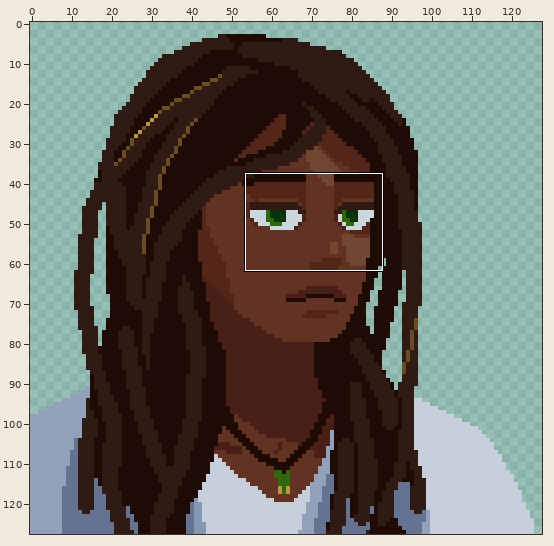
One commit to this pixel-art file: Assets/NPCs/Lauren/lauren_portrait.aseprite. Above, an overview of the earlier version with the close-up marked.
Close-up. The starting point:
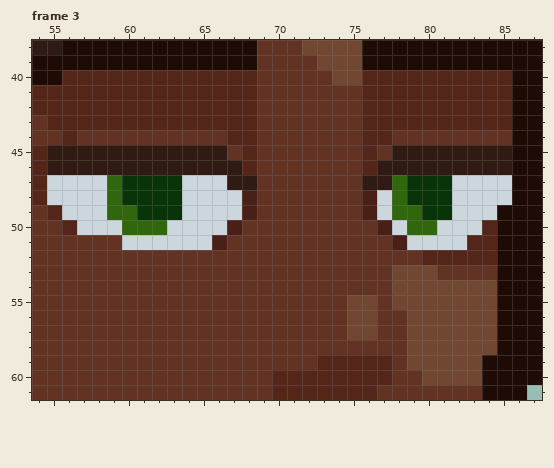
128x128 pixels, 16 frames. Colours within 5 levels of each other are drawn and written as one. Shown: frame 3: x 54..87, y 38..61.
New version:
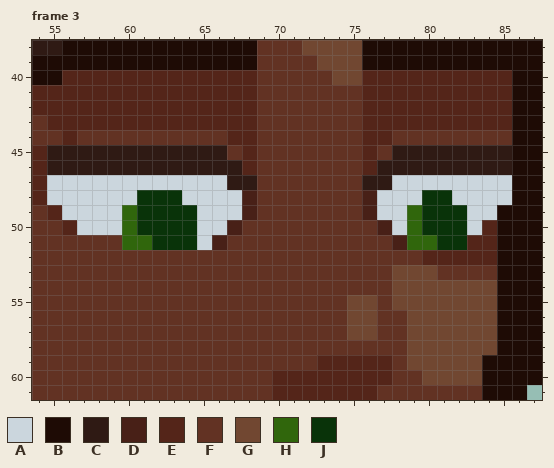
Palette (. is transparent): A #cbd6dd  B #1e0b05  C #2f1a14  D #482017  E #542519  F #623223  G #714731  H #30660c  J #093309
The edit:
Frame 3, layer "new/pupils":
Colour A replaces colour H in rows 47 to 49 at x 59 and 78.
Colour A replaces colour J in row 47 at x 60 to 63 and 79 to 81; in row 48 at x 60 and 79.
Colour H replaces colour A in row 51 at x 60 to 61 and 79 to 80.
Colour J replaces colour A in row 49 at x 64 and 82; in row 50 at x 63 to 64 and 81 to 82; in row 51 at x 62 to 64 and 81 to 82.
Colour J replaces colour H in row 50 at x 61 to 62 and 80.
